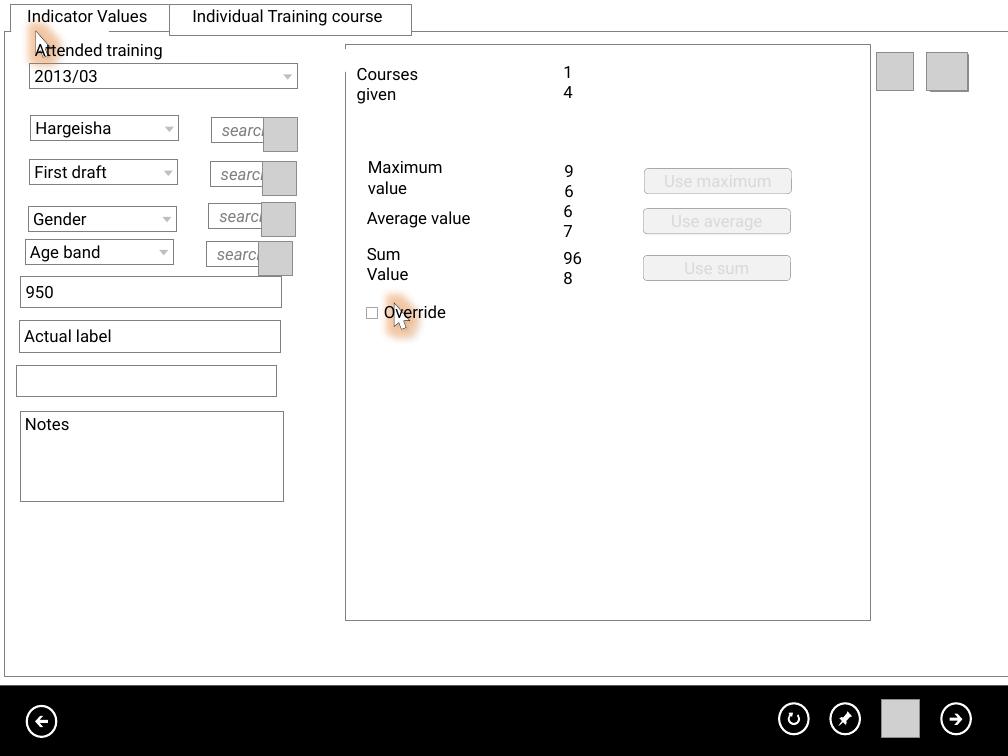
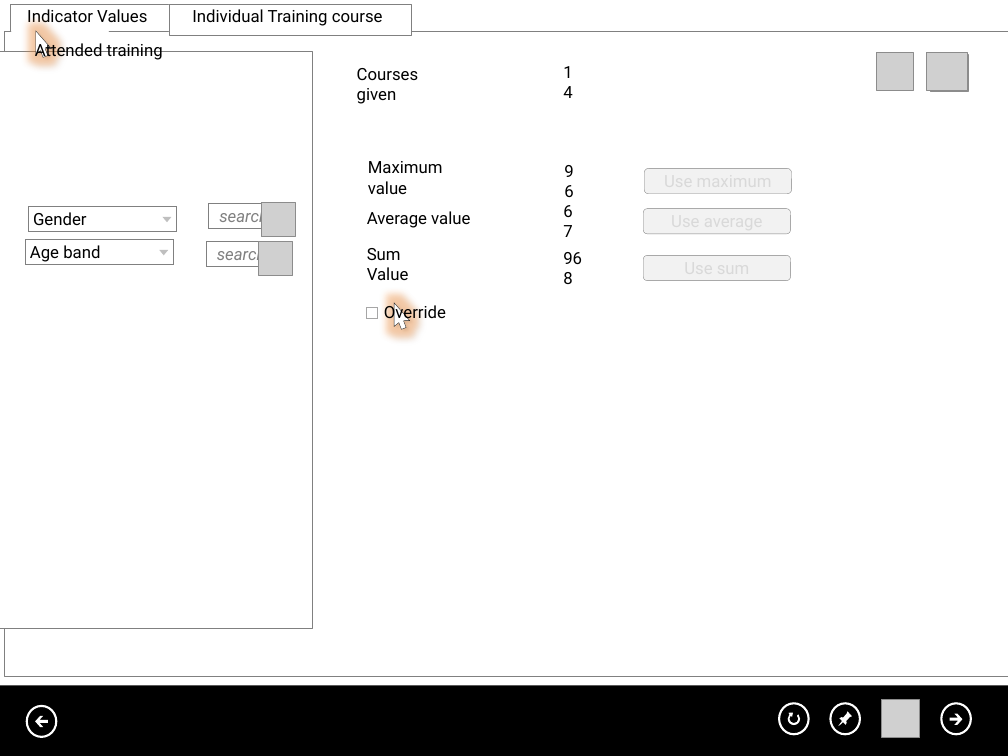
Before and after one commit to AphelionSoftware/Meerkat, a slide deck: slide 2 of Documentation/Release 2 Storyboarding/ProjectManager.pptx. Drawn at 1008x756 pixels with LibreOffice and Linux fonts; fonts in the diff are those of the drawing; grey boxes stand for pictures. Boxes give left, top, right and bottom in pixels: in the first picture for what was removed or moved away, otherwise in the second. Text is boxed around its words. In the diff, an @@ line names an element or a change of style, - is before the commit and + after.

```diff
--- a/Documentation/Release 2 Storyboarding/ProjectManager.pptx
+++ b/Documentation/Release 2 Storyboarding/ProjectManager.pptx
@@ rectangle resized from (x1=346, y1=44, x2=870, y2=621) to (x1=0, y1=51, x2=312, y2=628) @@
@@ rectangle removed at (x1=29, y1=64, x2=296, y2=89) @@
-2013/03
@@ triangle removed at (x1=283, y1=75, x2=292, y2=80) @@
@@ rectangle removed at (x1=30, y1=116, x2=178, y2=141) @@
-Hargeisha
@@ rectangle removed at (x1=211, y1=117, x2=291, y2=142) @@
-search
@@ picture removed at (x1=263, y1=117, x2=297, y2=151) @@
@@ triangle removed at (x1=165, y1=127, x2=174, y2=132) @@
@@ rectangle removed at (x1=29, y1=159, x2=177, y2=184) @@
-First draft
@@ triangle removed at (x1=164, y1=170, x2=173, y2=175) @@
@@ rectangle removed at (x1=210, y1=161, x2=290, y2=186) @@
-search
@@ picture removed at (x1=262, y1=161, x2=296, y2=196) @@
@@ rectangle removed at (x1=20, y1=276, x2=281, y2=307) @@
-950
@@ rectangle removed at (x1=19, y1=321, x2=280, y2=352) @@
-Actual label
@@ rectangle removed at (x1=16, y1=365, x2=277, y2=396) @@
@@ rectangle removed at (x1=20, y1=411, x2=283, y2=502) @@
-Notes
```
Also in this commit, not shown: 4 other slides changed, 3 other files.
